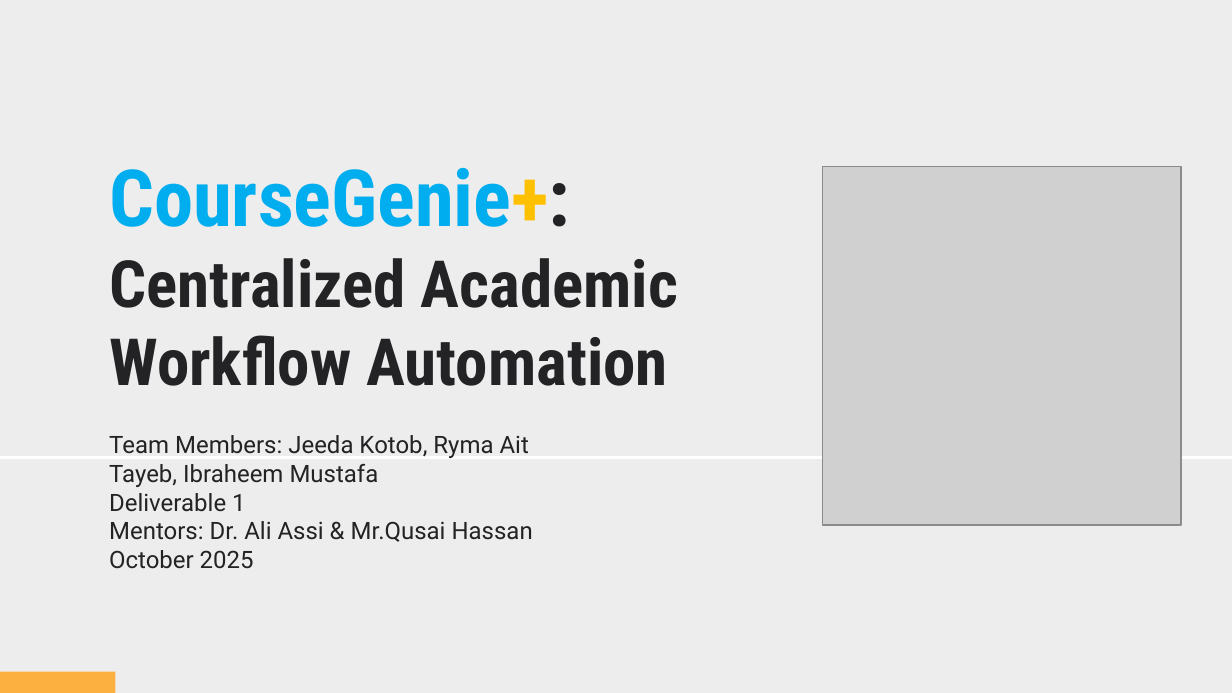
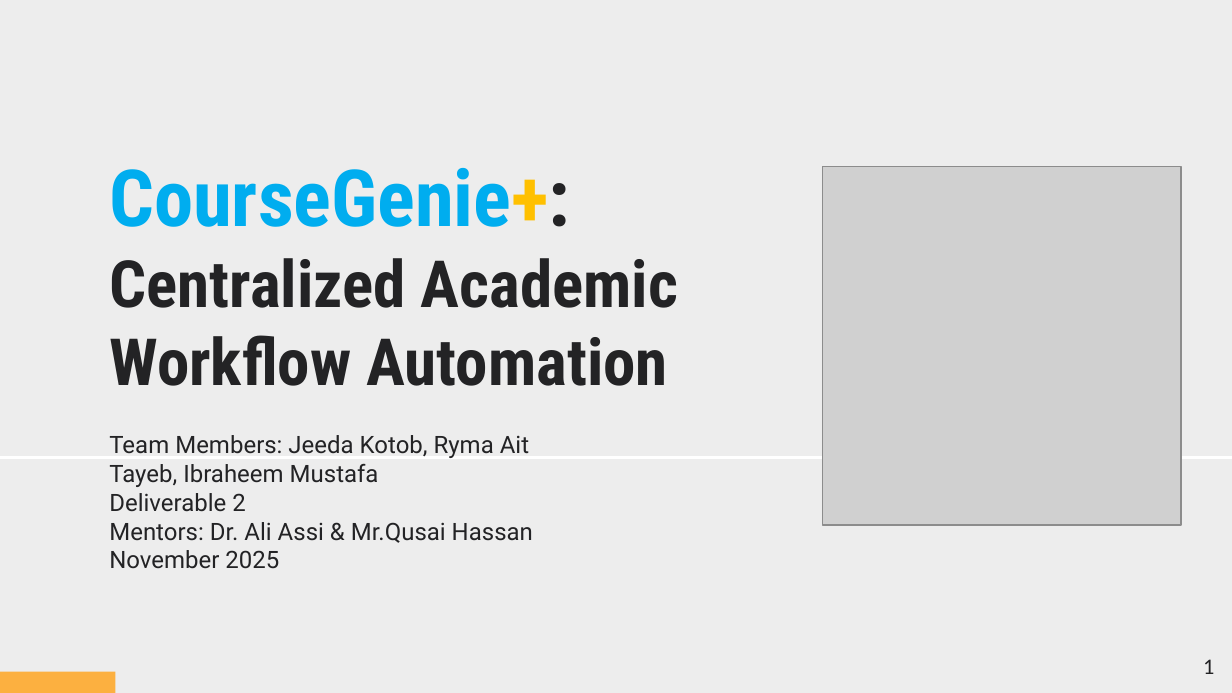
Before and after one commit to JeedaKotob/courseGenie, a slide deck: slide 1 of Deliverable2/Deliverable2_PPT_CourseGenie+.pptx. Drawn at 1232x693 pixels with LibreOffice and Linux fonts; fonts in the diff are those of the drawing; grey boxes stand for pictures; background and template pictures are left out. Boxes give left, top, right and bottom in pixels: in the first picture for what was removed or moved away, otherwise in the second. Text is boxed around its words. In the diff, an @@ line names an element or a change of style, - is before the commit and + after.

```diff
--- a/Deliverable2/Deliverable2_PPT_CourseGenie+.pptx
+++ b/Deliverable2/Deliverable2_PPT_CourseGenie+.pptx
@@ text at [109, 493, 245, 512]: text changed @@
-Deliverable 1
+Deliverable 2
@@ text at [109, 550, 279, 569]: text changed @@
-October 2025
+November 2025
@@ page number added at [1203, 659, 1214, 674], 13 pt, text #232325 @@
+1
```
Also in this commit, not shown: 14 other slides changed, 15 slides added, 9 other files.
